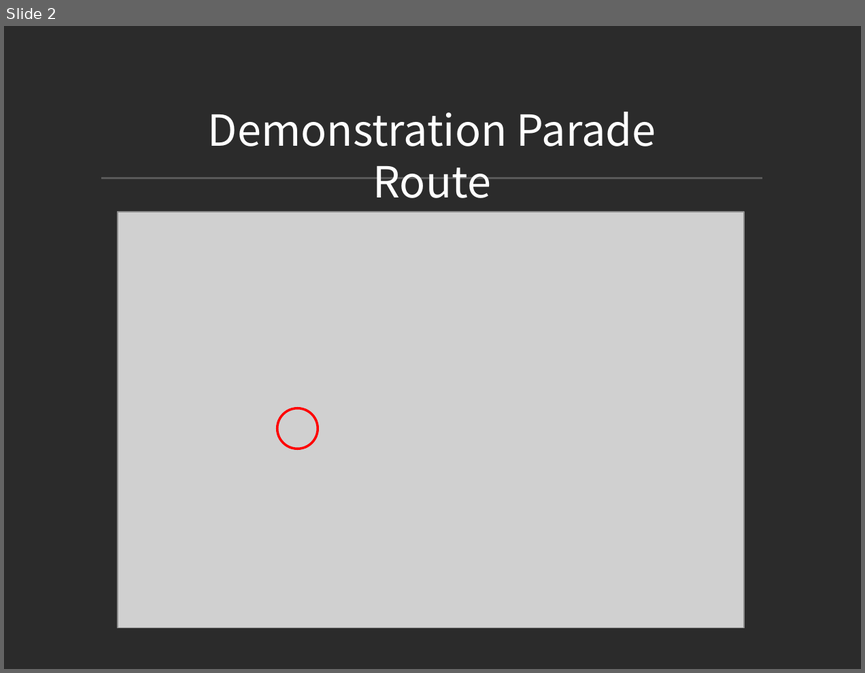
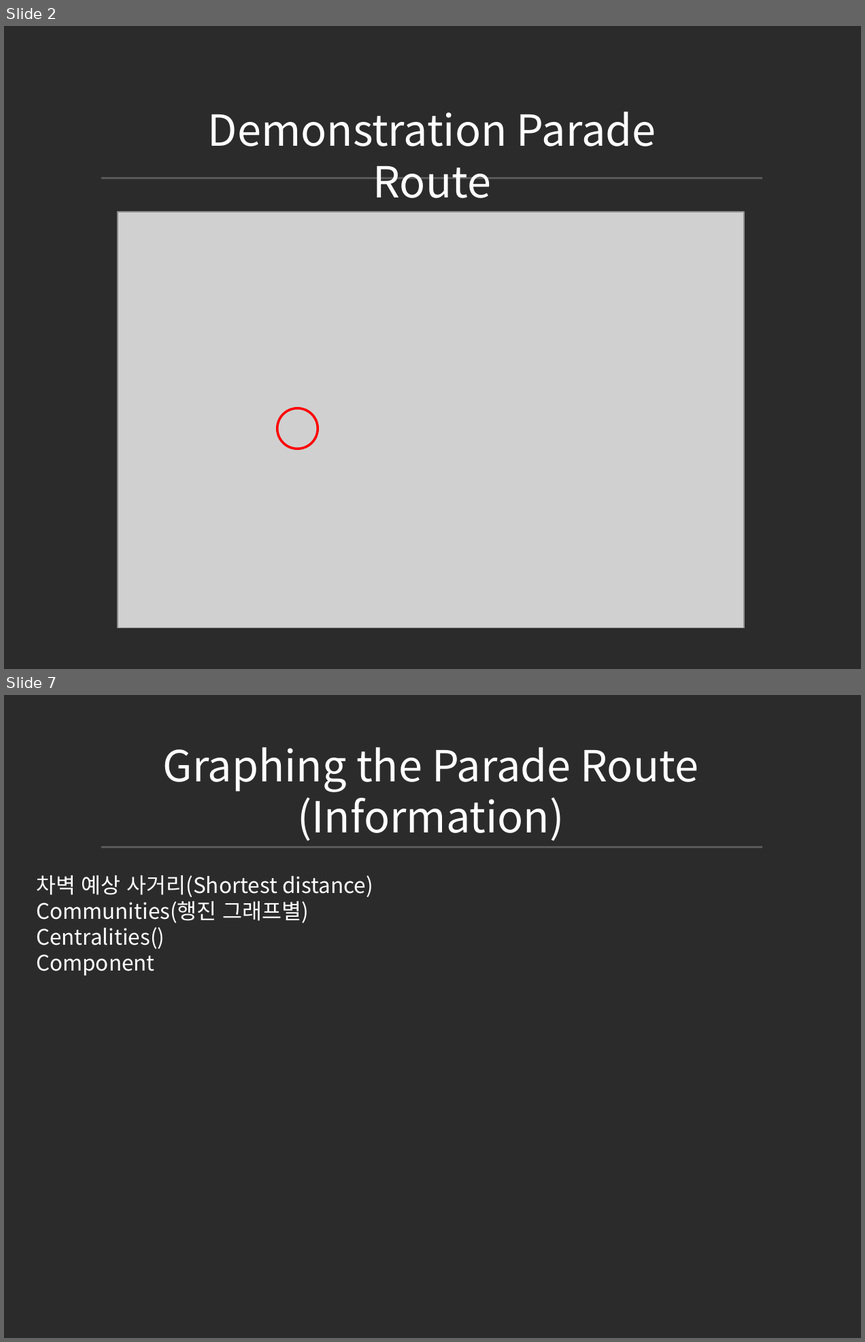
Before and after one commit to jowoni/Data-Structure-Design, a slide deck: Dynamic Graphs/Dynamic Graphs.pptx. Shown one above the other, each under a label of ours: slide 2 before the commit, slides 2 and 7 after it; the slides between them are not shown. The pictures are 865x673 and 865x1342 pixels, drawn with LibreOffice and Linux fonts; fonts in the diff are those of the drawing; grey boxes stand for pictures; background and template pictures are left out; a plain dark background stands for a picture behind light text. Boxes give left, top, right and bottom in pixels: in the first picture for what was removed or moved away, otherwise in the second. Text is boxed around its words. In the diff, an @@ line names an element or a change of style, - is before the commit and + after.

```diff
--- a/Dynamic Graphs/Dynamic Graphs.pptx
+++ b/Dynamic Graphs/Dynamic Graphs.pptx
@@ slide 7 added at [4,695,861,1338], background picture (left out) @@
@@ text added at [163,747,698,841], 36 pt, text #FFFFFF @@
+Graphing the Parade Route
+(Information)
@@ line added from (102, 847) to (762, 847), #595959 2 pt @@
@@ text added at [36,875,373,976], 18 pt, text #FFFFFF @@
+차벽 예상 사거리(Shortest distance)
+Communities(행진 그래프별)
+Centralities()
+Component
```
Also in this commit, not shown: 4 slides changed, 2 other slides added, 1 slide removed.
